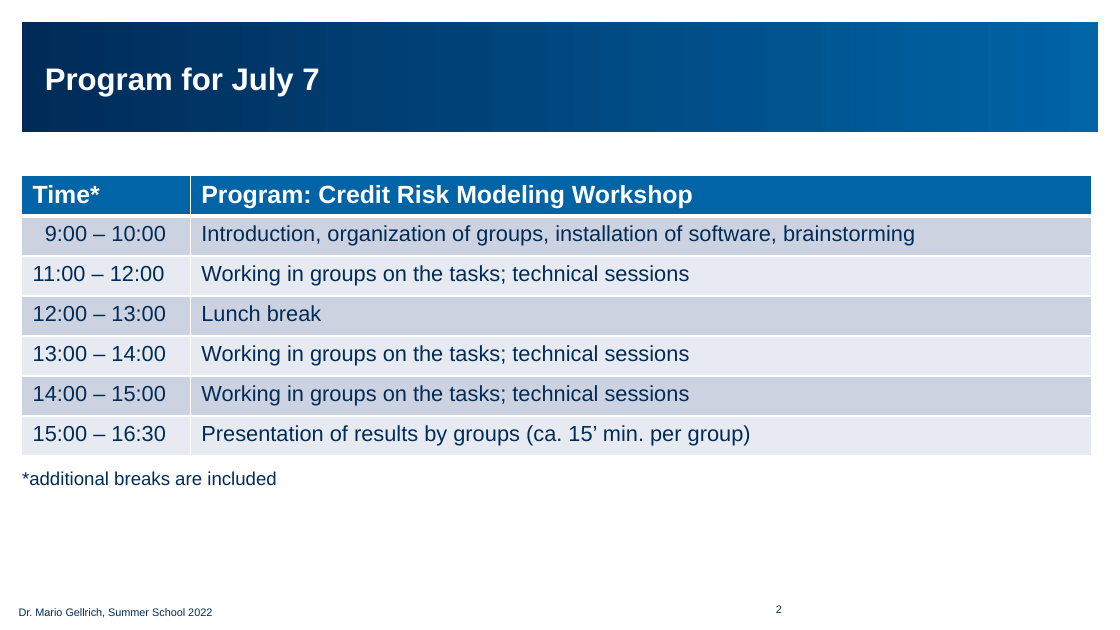
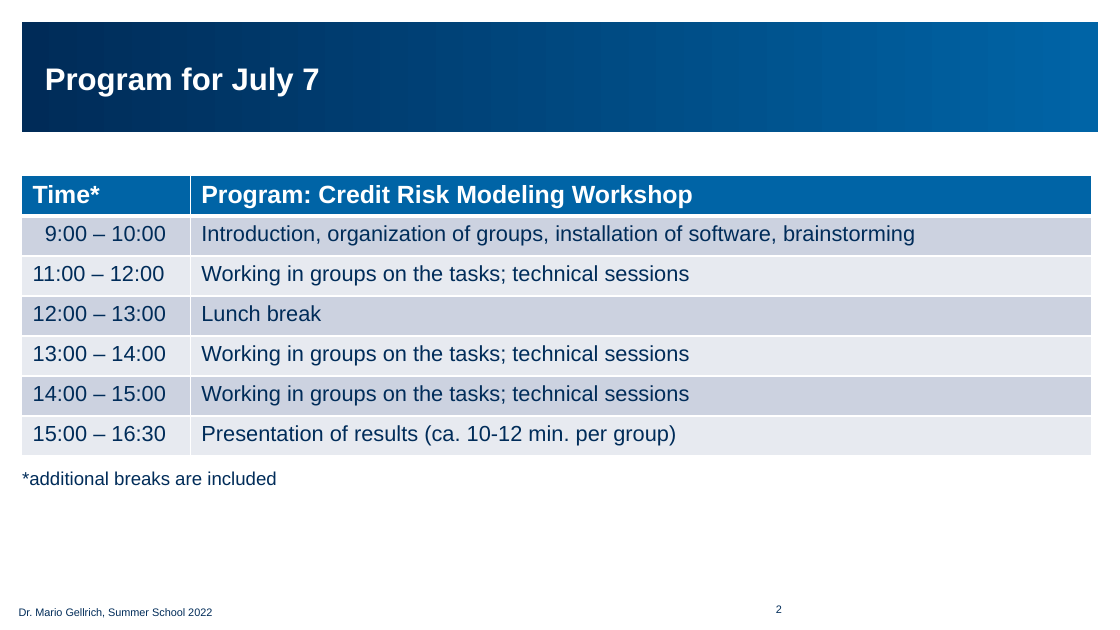
Before and after one commit to simschwab/summer_school_FS2022, a slide deck: slide 2 of Credit_Risk_Modeling/Slides_Credit_Risk_Modeling_Workshop_EN.pptx. Drawn at 1120x630 pixels with LibreOffice and Linux fonts; fonts in the diff are those of the drawing; background and template pictures are left out. Boxes give left, top, right and bottom in pixels: in the first picture for what was removed or moved away, otherwise in the second. Text is boxed around its words. In the diff, an @@ line names an element or a change of style, - is before the commit and + after.

```diff
--- a/Credit_Risk_Modeling/Slides_Credit_Risk_Modeling_Workshop_EN.pptx
+++ b/Credit_Risk_Modeling/Slides_Credit_Risk_Modeling_Workshop_EN.pptx
@@ table at (x1=21, y1=175, x2=1092, y2=456) @@
-row 7, column 2: Presentation of results by groups (ca. 15’ min. per group)
+row 7, column 2: Presentation of results (ca. 10-12 min. per group)
```
Also in this commit, not shown: 9 other slides changed, 1 slide removed, 1 other file.
